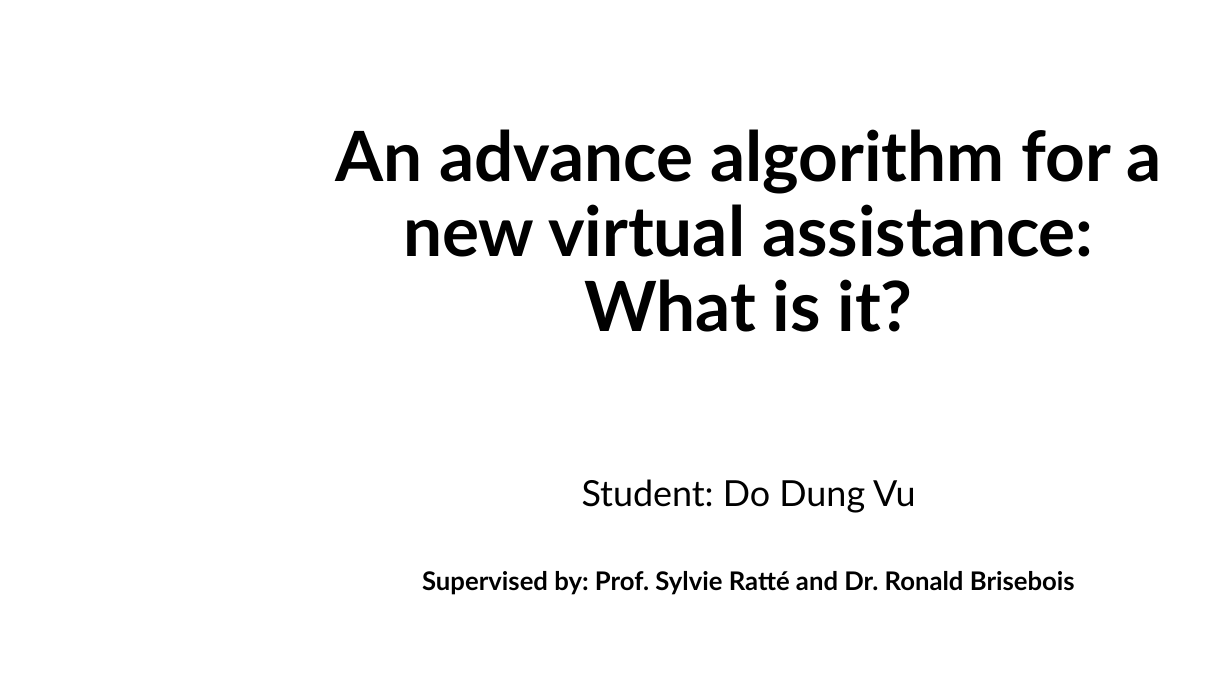
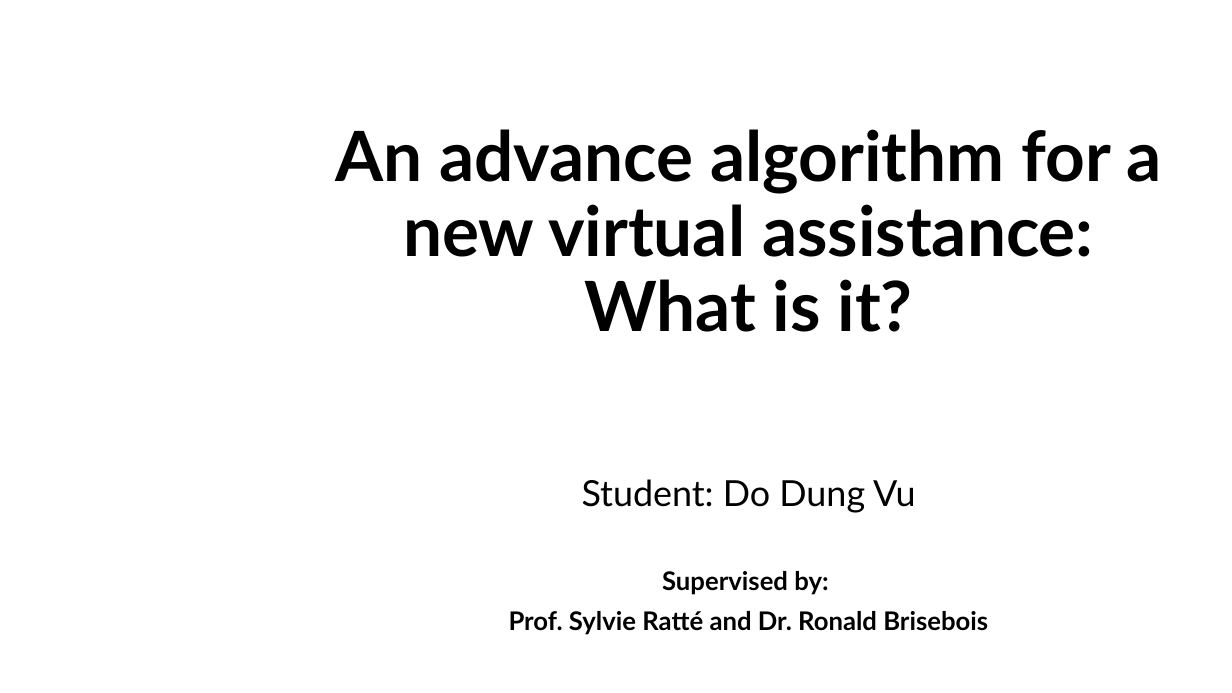
Before and after one commit to dungdovu/DGA1031, a slide deck: slide 1 of DGA1031/What is it.pptx. Drawn at 1232x693 pixels with LibreOffice and Linux fonts; fonts in the diff are those of the drawing; background and template pictures are left out. Boxes give left, top, right and bottom in pixels: in the first picture for what was removed or moved away, otherwise in the second. Text is boxed around its words. In the diff, an @@ line names an element or a change of style, - is before the commit and + after.

```diff
--- a/DGA1031/What is it.pptx
+++ b/DGA1031/What is it.pptx
@@ subtitle at (x1=509, y1=571, x2=988, y2=635): text changed @@
-Supervised by: Prof. Sylvie Ratté and Dr. Ronald Brisebois
+Supervised by:
+Prof. Sylvie Ratté and Dr. Ronald Brisebois
```
Also in this commit, not shown: 1 other slide changed, 1 slide added.
